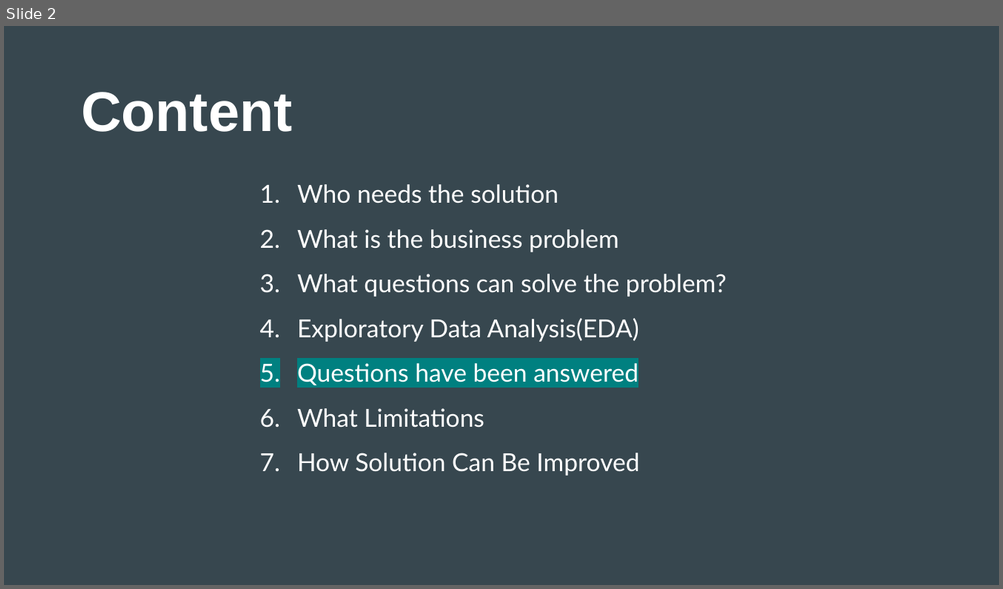
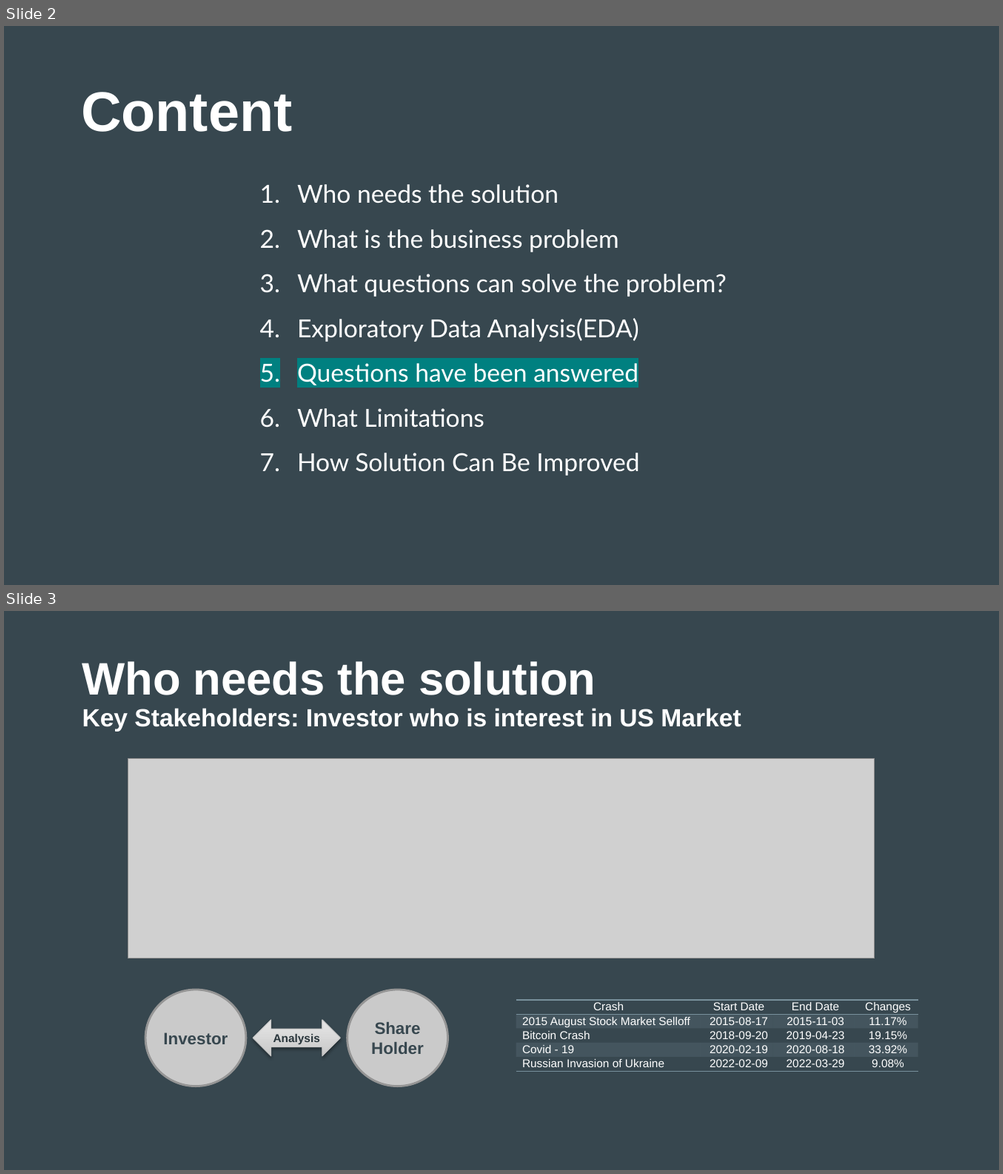
Before and after one commit to Ash-Tao/Sectors_Performance, a slide deck: Results and Conclusion/Presentation.pptx. Shown one above the other, each under a label of ours: slide 2 before the commit, slides 2 and 3 after it. The pictures are 1003x589 and 1003x1174 pixels, drawn with LibreOffice and Linux fonts; fonts in the diff are those of the drawing; grey boxes stand for pictures. Boxes give left, top, right and bottom in pixels: in the first picture for what was removed or moved away, otherwise in the second. Text is boxed around its words. In the diff, an @@ line names an element or a change of style, - is before the commit and + after.

```diff
--- a/Results and Conclusion/Presentation.pptx
+++ b/Results and Conclusion/Presentation.pptx
@@ slide 3 added at (4, 611, 999, 1170), background #37474F @@
@@ text added at (82, 661, 740, 732), 24 pt, text #FFFFFF, bold @@
+Who needs the solution
+Key Stakeholders: Investor who is interest in US Market
@@ picture added at (128, 759, 875, 959) @@
@@ ellipse added at (146, 990, 247, 1087), fill #CACACA, outline #959595 2 pt, 16 pt, text #37474F, bold @@
+Investor
@@ ellipse added at (347, 990, 448, 1087), fill #CACACA, outline #959595 2 pt, 16 pt, text #37474F, bold @@
+Share Holder
@@ table added at (516, 1000, 918, 1076), 5 rows, 4 columns @@
+Crash | Start Date | End Date | Changes
+2015 August Stock Market Selloff | 2015-08-17 | 2015-11-03 | 11.17%
+Bitcoin Crash | 2018-09-20 | 2019-04-23 | 19.15%
+Covid - 19 | 2020-02-19 | 2020-08-18 | 33.92%
+Russian Invasion of Ukraine | 2022-02-09 | 2022-03-29 | 9.08%
@@ left right arrow added at (253, 1020, 341, 1056), fill gradient #CACACA to #E6E6E6, outline #C6C6C6 0.75 pt, 11 pt, text #29353B, bold @@
+Analysis
```
Also in this commit, not shown: 1 slide changed, 1 slide removed, 4 other files.
